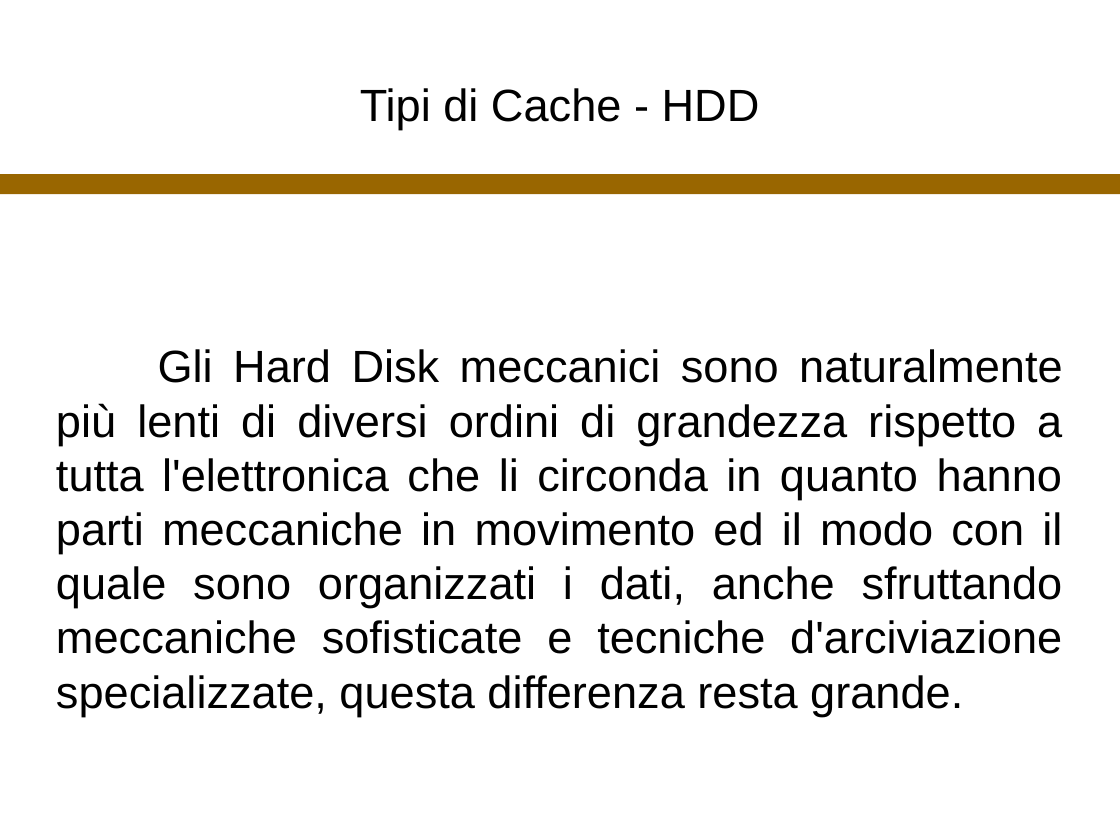
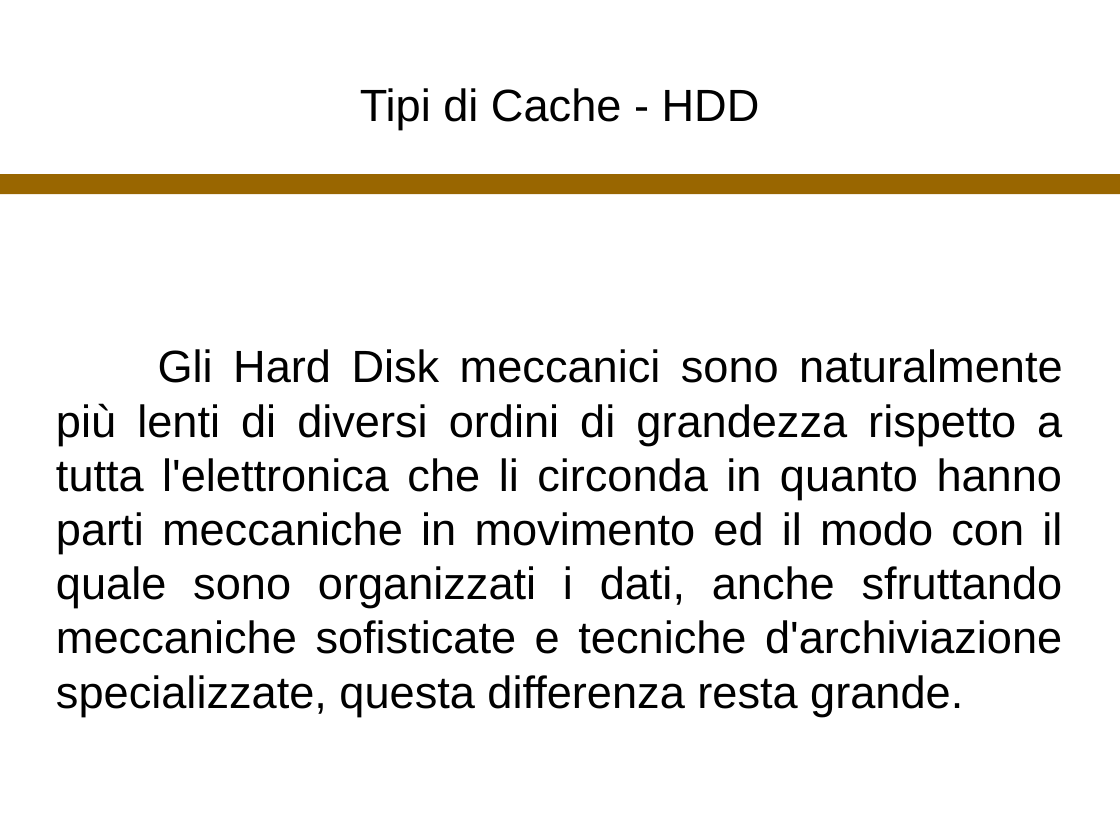
Before and after one commit to ozbaenyk/CorsoCS2019_bennic, a slide deck: slide 15 of Cache2019_bennic.odp. Drawn at 1120x840 pixels with LibreOffice and Linux fonts; fonts in the diff are those of the drawing. Boxes give left, top, right and bottom in pixels: in the first picture for what was removed or moved away, otherwise in the second. Text is boxed around its words. In the diff, an @@ line names an element or a change of style, - is before the commit and + after.

```diff
--- a/Cache2019_bennic.odp
+++ b/Cache2019_bennic.odp
@@ subtitle at (56,349,1063,716): text changed @@
-Gli Hard Disk meccanici sono naturalmente più lenti di diversi ordini di grandezza rispetto a tutta l'elettronica che li circonda in quanto hanno parti meccaniche in movimento ed il modo con il quale sono organizzati i dati, anche sfruttando meccaniche sofisticate e tecniche d'arciviazione specializzate, questa differenza resta grande.
+Gli Hard Disk meccanici sono naturalmente più lenti di diversi ordini di grandezza rispetto a tutta l'elettronica che li circonda in quanto hanno parti meccaniche in movimento ed il modo con il quale sono organizzati i dati, anche sfruttando meccaniche sofisticate e tecniche d'archiviazione specializzate, questa differenza resta grande.
```
Also in this commit, not shown: 12 other slides changed, 1 other file.
